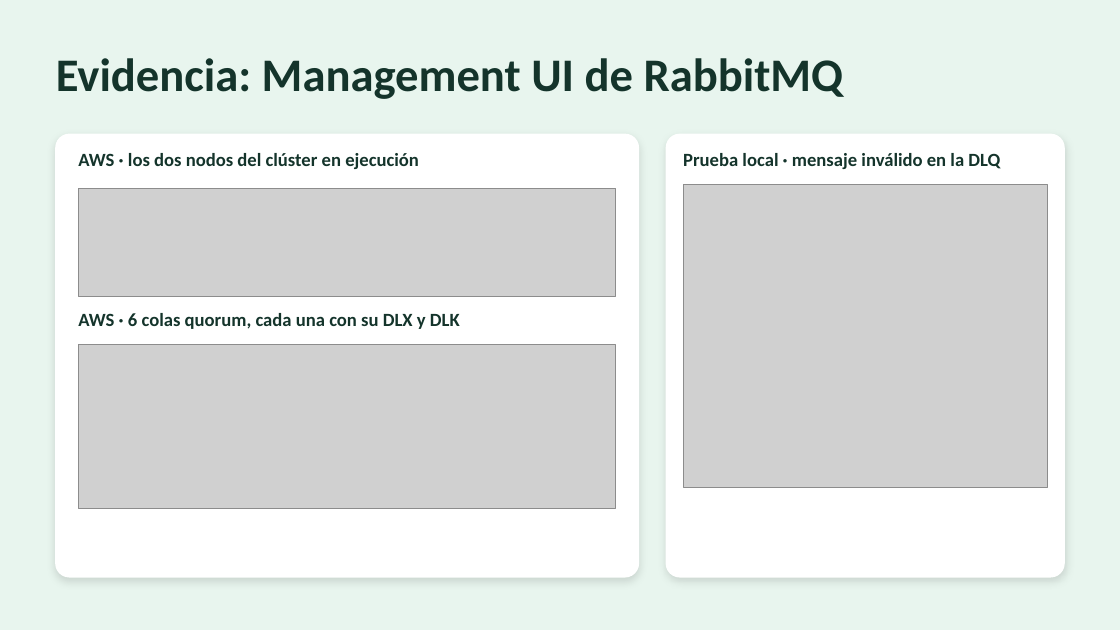
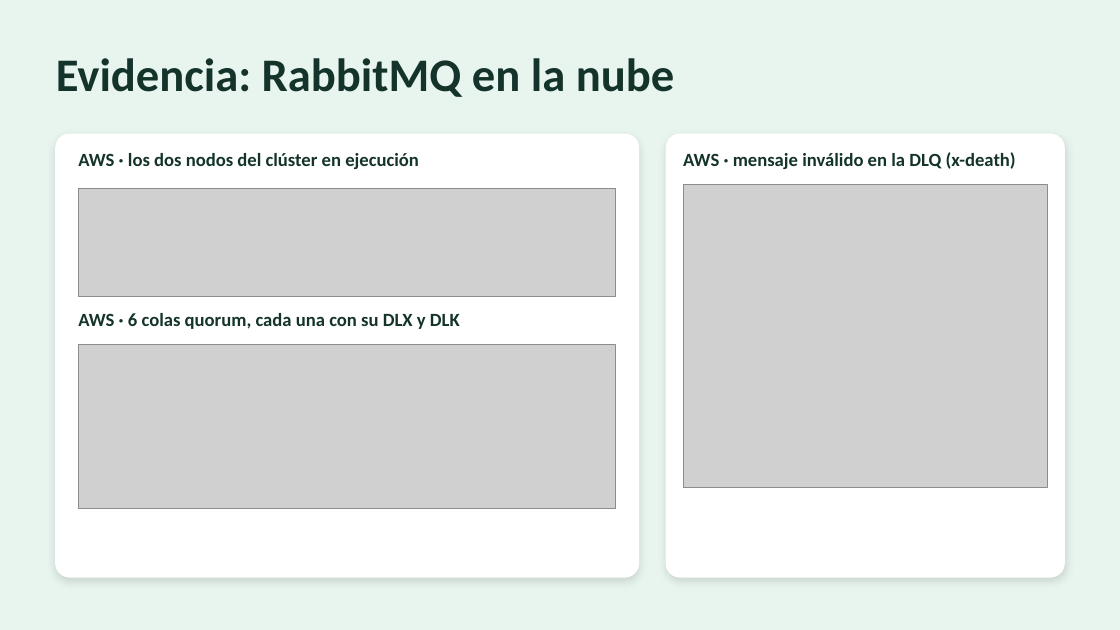
Before and after one commit to jhonnylarry/dsy1107-ep1-ecopunto, a slide deck: slide 11 of docs/presentacion/EcoPunto-EP4.pptx. Drawn at 1120x630 pixels with LibreOffice and Linux fonts; fonts in the diff are those of the drawing; grey boxes stand for pictures. Boxes give left, top, right and bottom in pixels: in the first picture for what was removed or moved away, otherwise in the second. Text is boxed around its words. In the diff, an @@ line names an element or a change of style, - is before the commit and + after.

```diff
--- a/docs/presentacion/EcoPunto-EP4.pptx
+++ b/docs/presentacion/EcoPunto-EP4.pptx
@@ text at (56,58,674,97): text changed @@
-Evidencia: Management UI de RabbitMQ
+Evidencia: RabbitMQ en la nube
@@ text at (683,152,1016,169): text changed @@
-Prueba local · mensaje inválido en la DLQ
+AWS · mensaje inválido en la DLQ (x-death)
```
Also in this commit, not shown: 3 other files.
